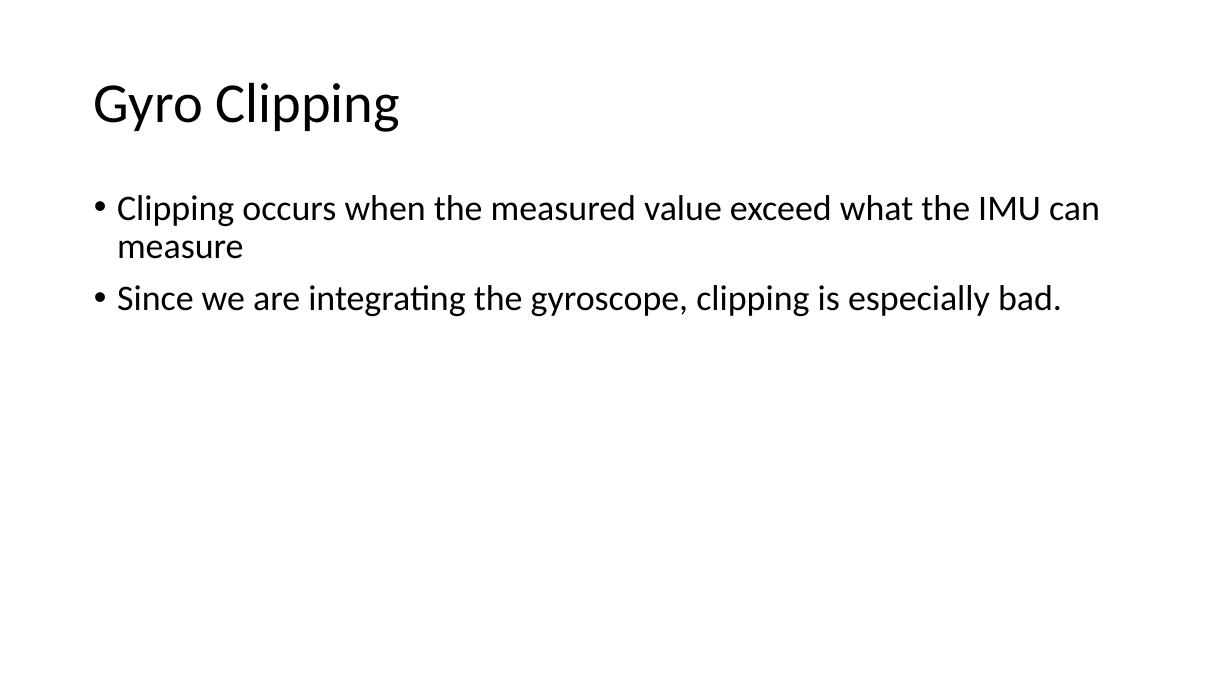
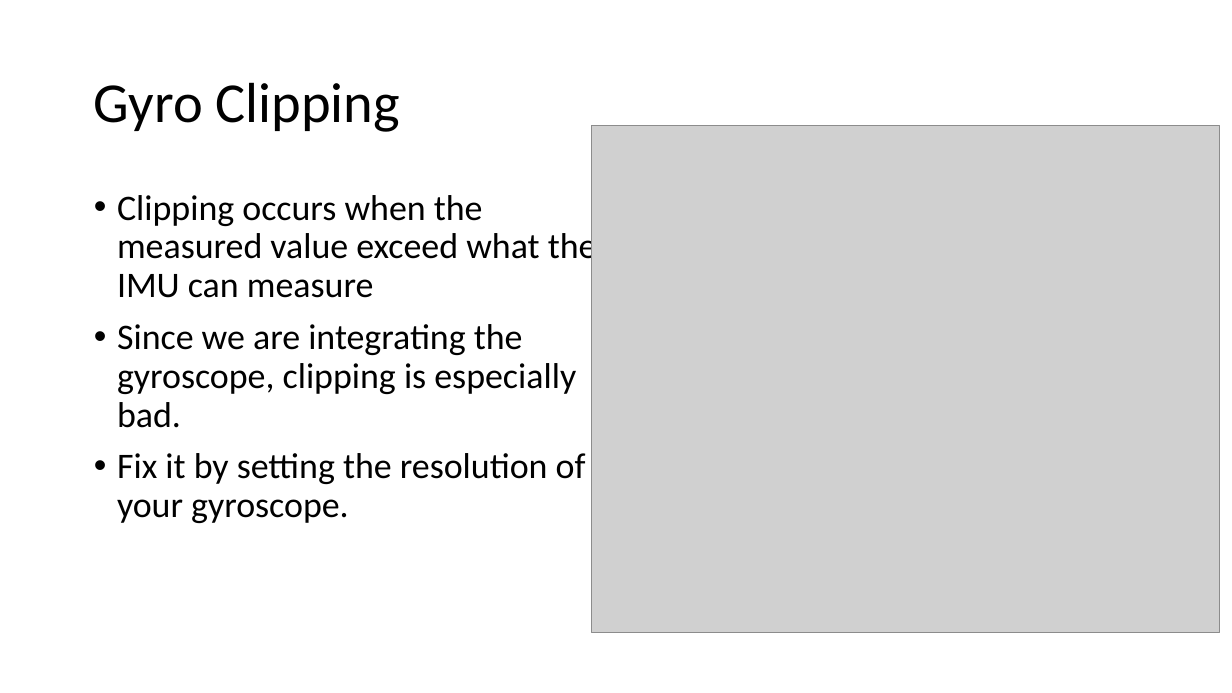
Before and after one commit to NVSL/QuadClass-Resources, a slide deck: slide 9 of labs/Sensing-And-Filtering/Sensing-And-Filtering.pptx (slide 11 before the commit). Drawn at 1232x693 pixels with LibreOffice and Linux fonts; fonts in the diff are those of the drawing; grey boxes stand for pictures. Boxes give left, top, right and bottom in pixels: in the first picture for what was removed or moved away, otherwise in the second. Text is boxed around its words. In the diff, an @@ line names an element or a change of style, - is before the commit and + after.

```diff
--- a/labs/Sensing-And-Filtering/Sensing-And-Filtering.pptx
+++ b/labs/Sensing-And-Filtering/Sensing-And-Filtering.pptx
@@ picture added at (592,126,1220,633) @@
@@ text at (117,453,586,523): paragraph added @@
+• Fix it by setting the resolution of your gyroscope.
```
Also in this commit, not shown: 4 other slides changed, 4 slides removed, 6 other files.
